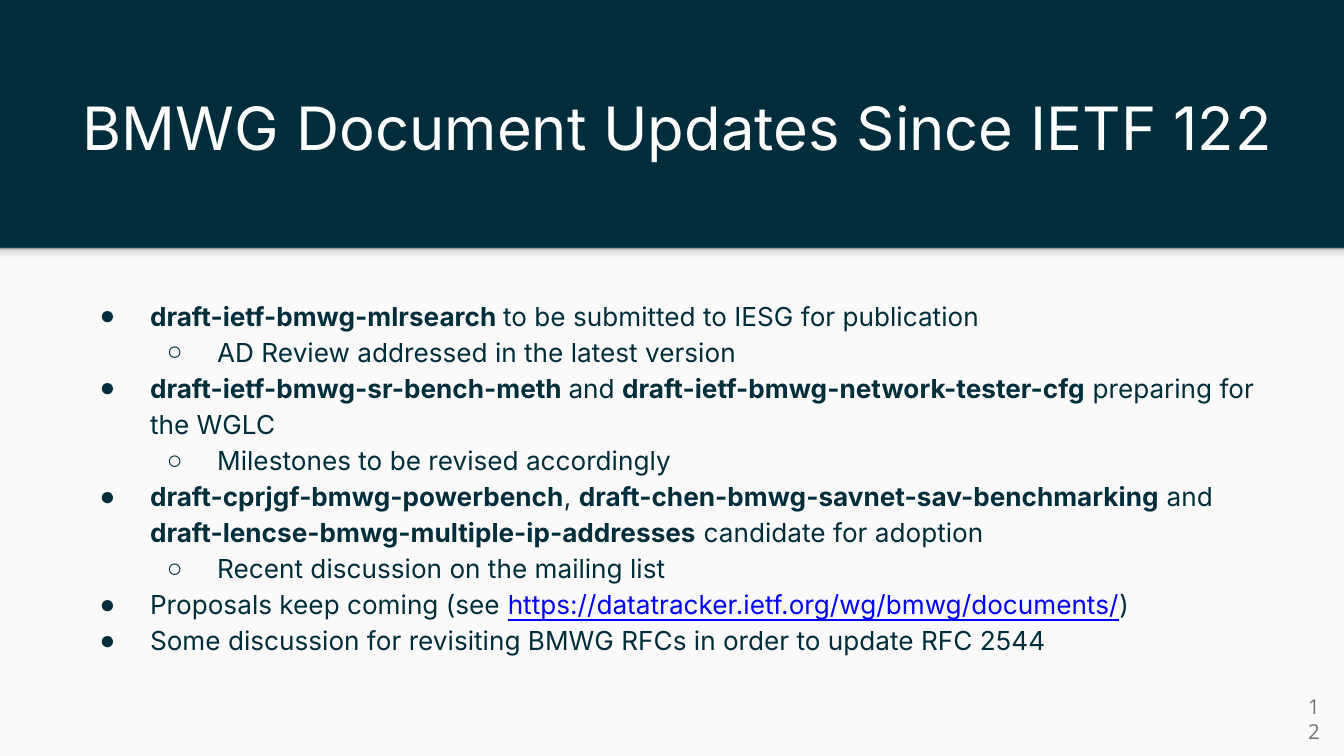
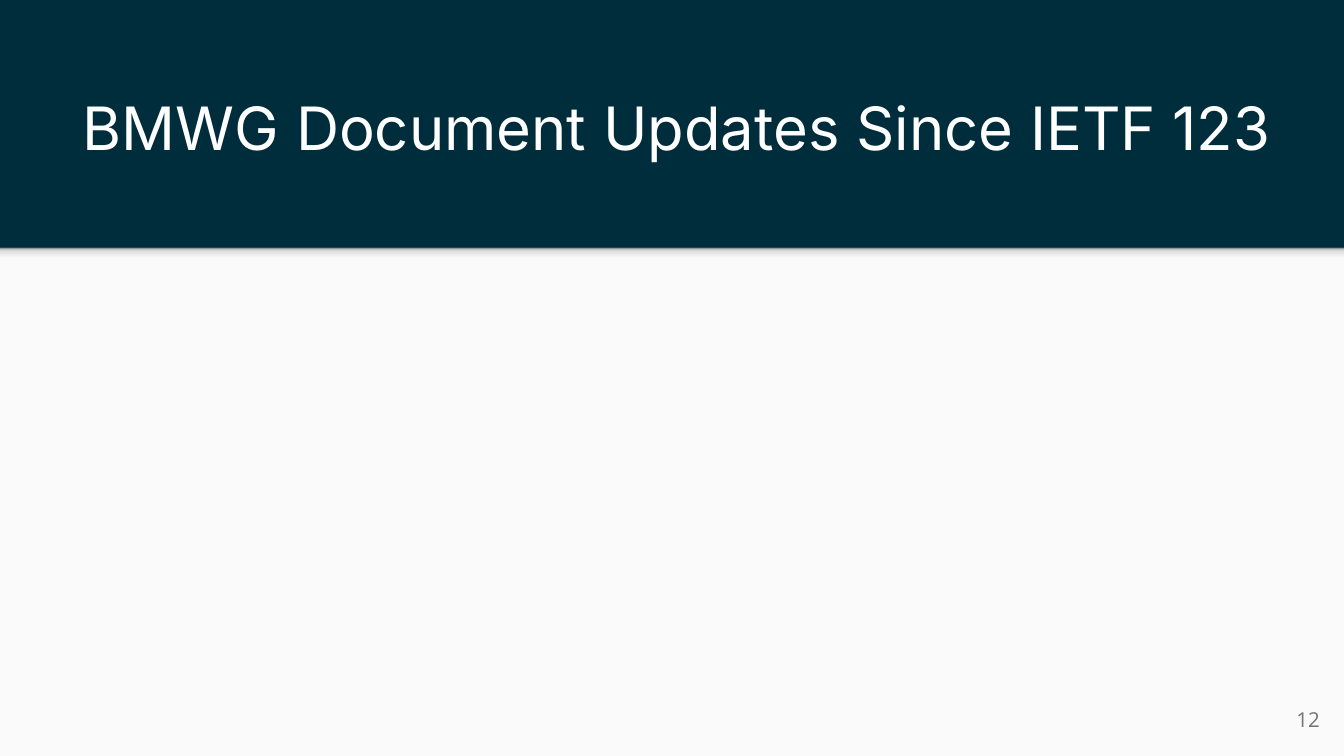
Before and after one commit to ietf-ippm/meeting-materials, a slide deck: slide 12 of ietf124-Montreal/Slides/chair-slides-bmwg-ippm.pptx. Drawn at 1344x756 pixels with LibreOffice and Linux fonts; fonts in the diff are those of the drawing. Boxes give left, top, right and bottom in pixels: in the first picture for what was removed or moved away, otherwise in the second. Text is boxed around its words. In the diff, an @@ line names an element or a change of style, - is before the commit and + after.

```diff
--- a/ietf124-Montreal/Slides/chair-slides-bmwg-ippm.pptx
+++ b/ietf124-Montreal/Slides/chair-slides-bmwg-ippm.pptx
@@ title at bbox=[83, 105, 1270, 163]: text changed @@
-BMWG Document Updates Since IETF 122
+BMWG Document Updates Since IETF 123
@@ text removed at bbox=[150, 306, 1254, 656] @@
-● draft-ietf-bmwg-mlrsearch to be submitted to IESG for publication
-  ○ AD Review addressed in the latest version
-● draft-ietf-bmwg-sr-bench-meth and draft-ietf-bmwg-network-tester-cfg preparing for the WGLC
-  ○ Milestones to be revised accordingly
-● draft-cprjgf-bmwg-powerbench, draft-chen-bmwg-savnet-sav-benchmarking and draft-lencse-bmwg-multiple-ip-addresses candidate for adoption
-  ○ Recent discussion on the mailing list
-● Proposals keep coming (see https://datatracker.ietf.org/wg/bmwg/documents/)
-● Some discussion for revisiting BMWG RFCs in order to update RFC 2544
@@ page number rewrapped from bbox=[1284, 695, 1333, 745] to bbox=[1296, 712, 1319, 727] @@
```
Also in this commit, not shown: 8 other slides changed, 1 slide added, 2 slides removed, 1 other file.
